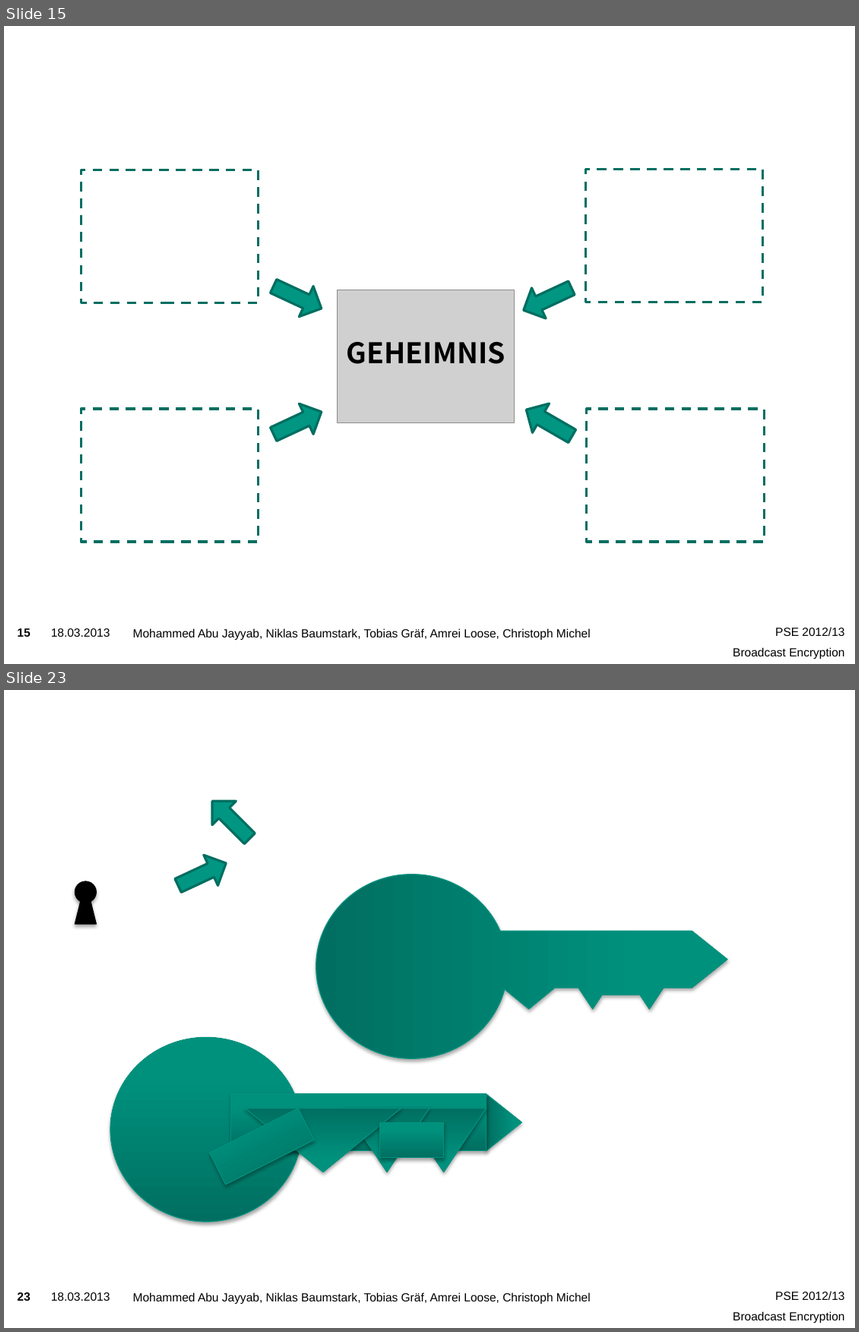
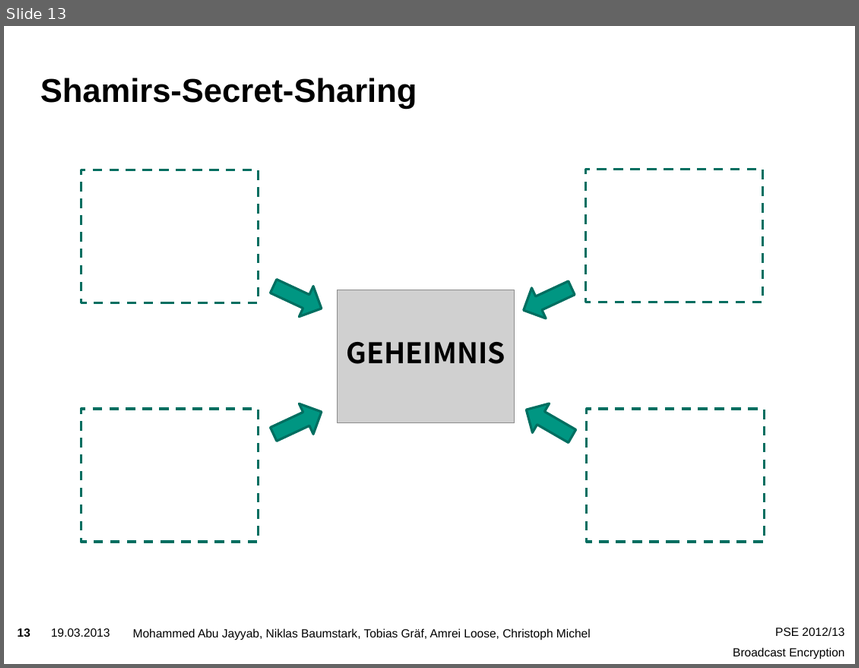
Before and after one commit to niklasb/pse-broadcast-encryption, a slide deck: praesentation/pse-abschluss.pptx. Shown one above the other, each under a label of ours: slides 15 and 23 before the commit, slide 13 after it; the slides between them are not shown. The pictures are 859x1332 and 859x668 pixels, drawn with LibreOffice and Linux fonts; fonts in the diff are those of the drawing; grey boxes stand for pictures; background and template pictures are left out. Boxes give left, top, right and bottom in pixels: in the first picture for what was removed or moved away, otherwise in the second. Text is boxed around its words. In the diff, an @@ line names an element or a change of style, - is before the commit and + after.

```diff
--- a/praesentation/pse-abschluss.pptx
+++ b/praesentation/pse-abschluss.pptx
@@ slide 23 removed at [4, 690, 855, 1328], background picture (left out); not listed: 4 template elements that a slide beside it also shows @@
@@ down arrow removed at [201, 790, 262, 851] @@
@@ down arrow removed at [171, 848, 234, 901] @@
@@ ellipse removed at [75, 882, 96, 903] @@
@@ triangle removed at [75, 882, 96, 924] @@
@@ freeform shape removed at [316, 874, 728, 1059] @@
@@ ellipse removed at [110, 1037, 302, 1222] @@
@@ rectangle removed at [231, 1094, 487, 1151] @@
@@ triangle removed at [486, 1095, 522, 1152] @@
@@ rectangle removed at [210, 1109, 315, 1186] @@
@@ triangle removed at [245, 1109, 401, 1173] @@
@@ triangle removed at [344, 1109, 430, 1173] @@
@@ rectangle removed at [380, 1122, 444, 1158] @@
@@ triangle removed at [401, 1109, 487, 1173] @@
@@ what was slide 15 is now slide 13 @@
@@ slide 13 changed as well @@
@@ title added at [40, 78, 417, 109], 28 pt, text #000000, bold @@
+Shamirs-Secret-Sharing
@@ page number at [17, 629, 30, 637]: text changed @@
-15
+13
@@ text at [51, 629, 110, 637]: text changed @@
-18.03.2013
+19.03.2013
```
Also in this commit, not shown: 13 other slides changed, 7 slides added, 8 other slides removed, 1 other file.
